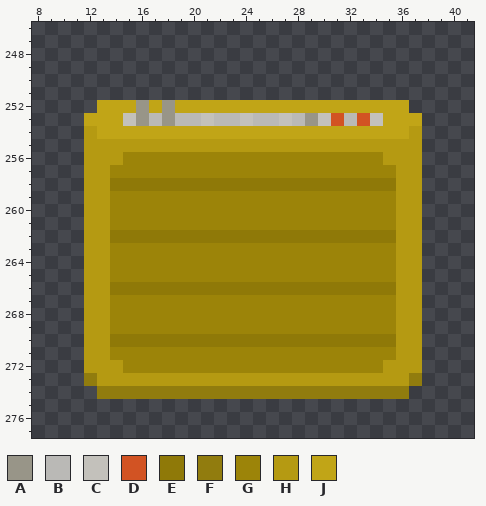
Two states of a pixel-art file, Assets/art/hamilton/HamiltonEast/Shakes/Exports/ShakesIntFurniture.aseprite. This is how it looked before the edit.
373x351 pixels, 1 frame. Colours within 5 levels of each other are drawn and written as one. Shown: x 8..41, y 246..277.
Palette (. is transparent): A #989588  B #bab9b6  C #c3c1bb  D #d25323  E #8f7908  F #917c0e  G #9c8409  H #b59a12  J #c1a517
Pixels before, first column x 12:
252 .JJJAJAJJJJJJJJJJJJJJJJJJ.
253 JJJCABABBCBBCBBCBACDBDCJJJ
254 HJJJJJJJJJJJJJJJJJJJJJJJJH
255 HHHHHHHHHHHHHHHHHHHHHHHHHH
256 HHHGGGGGGGGGGGGGGGGGGGGHHH
257 HHGGGGGGGGGGGGGGGGGGGGGGHH
258 HHEEEEEEEEEEEEEEEEEEEEEEHH
259 HHGGGGGGGGGGGGGGGGGGGGGGHH
260 HHGGGGGGGGGGGGGGGGGGGGGGHH
261 HHGGGGGGGGGGGGGGGGGGGGGGHH
262 HHEEEEEEEEEEEEEEEEEEEEEEHH
263 HHGGGGGGGGGGGGGGGGGGGGGGHH
264 HHGGGGGGGGGGGGGGGGGGGGGGHH
265 HHGGGGGGGGGGGGGGGGGGGGGGHH
266 HHEEEEEEEEEEEEEEEEEEEEEEHH
267 HHGGGGGGGGGGGGGGGGGGGGGGHH
268 HHGGGGGGGGGGGGGGGGGGGGGGHH
269 HHGGGGGGGGGGGGGGGGGGGGGGHH
270 HHEEEEEEEEEEEEEEEEEEEEEEHH
271 HHGGGGGGGGGGGGGGGGGGGGGGHH
272 HHHGGGGGGGGGGGGGGGGGGGGHHH
273 FHHHHHHHHHHHHHHHHHHHHHHHHF
274 .FFFFFFFFFFFFFFFFFFFFFFFF.
Now the later version:
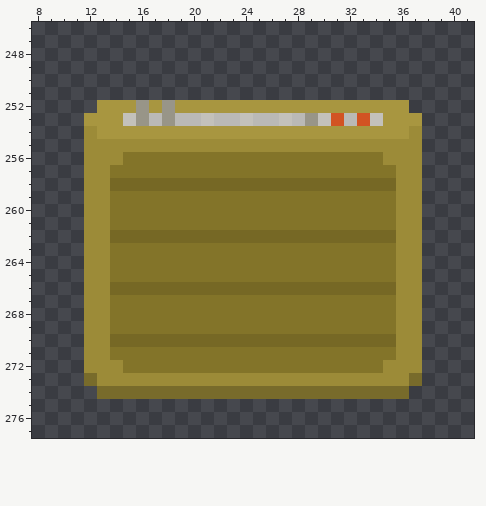
Change:
colour E: #8f7908 -> #766825
colour F: #917c0e -> #786b2b
colour G: #9c8409 -> #837429
colour H: #b59a12 -> #9c8b38
colour J: #c1a517 -> #a89640
Where, in picture pixels (left, top, right, bottom), the same in both pictures:
changed: (84, 100, 422, 399)
